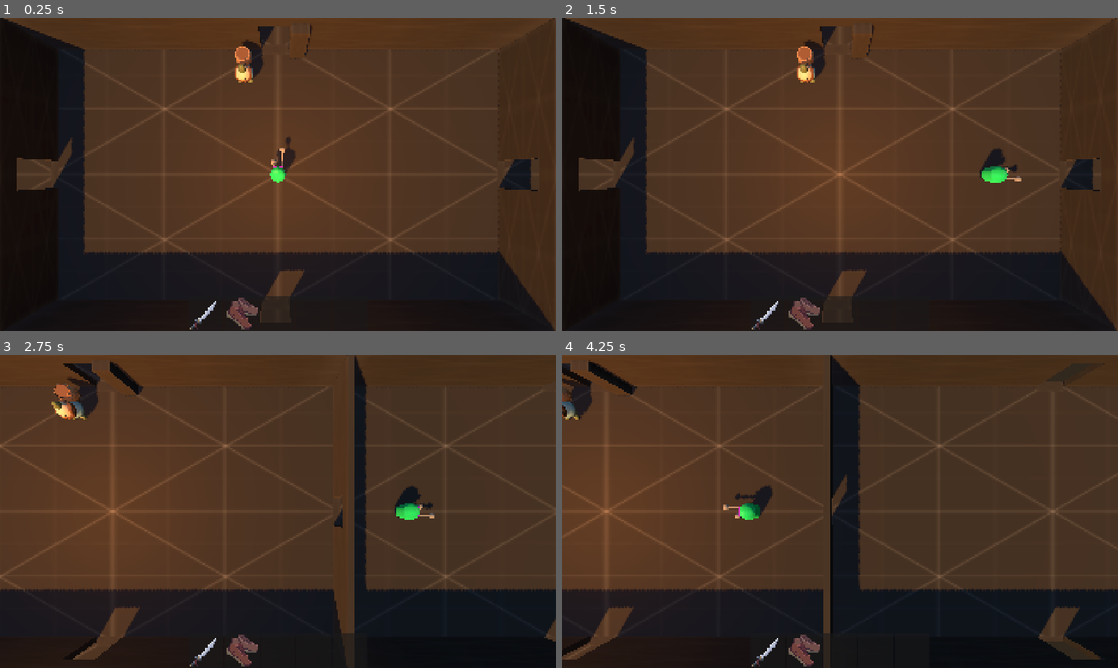
Above: before the commit, frames 1-4 (two rows, left to right).
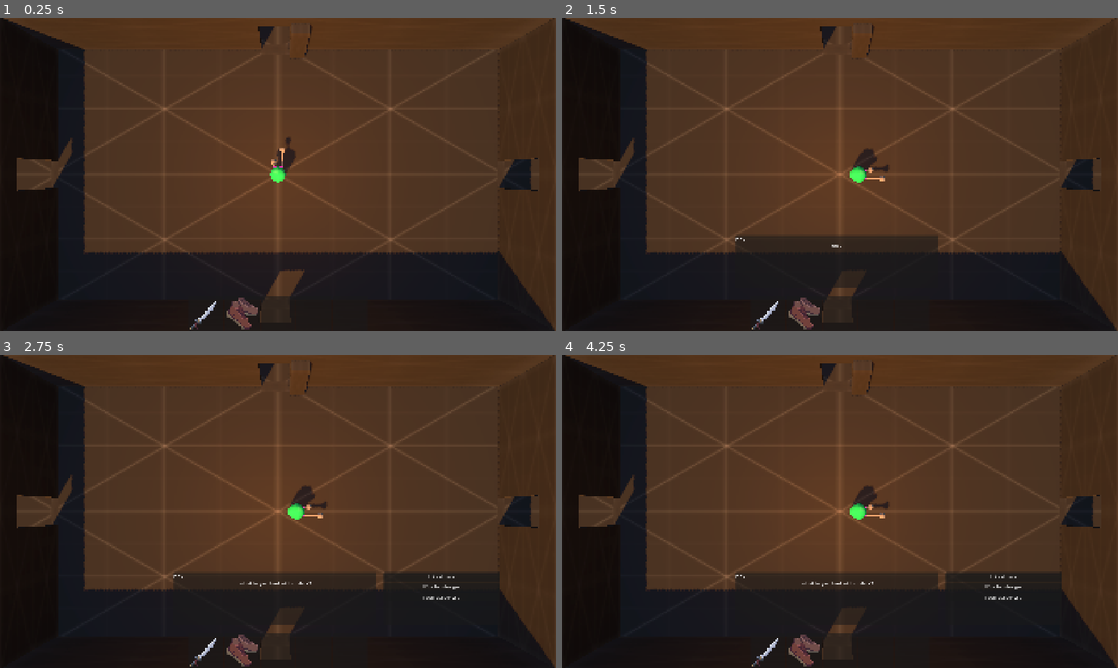
Above: after the commit, the same moments.

Repository: panable/brackeysjam-2026.2
Game: Godot game, scene res://game.tscn
Two runs of this game, one before a commit and one after it. Both use one fixed random seed, a clock stepped at 60 frames per second and the inputs below.
Inputs (mouse positions are in pixels of both pictures, inside the frame that each line leads up to):
- Up to frame 1 (0.25 s): no input
- Up to frame 2 (1.5 s): tap Enter at 0.5 s; move the mouse to (962, 158) at 0.52 s; hold D (move_right) 0.53-1.25 s; tap E (interact) at 0.6 s; click (962, 158) at 0.67 s; drag from (728, 190) to (812, 237) at 1.27 s
- Up to frame 3 (2.75 s): tap Space (attack) at 2 s; move the mouse to (333, 442) at 2.02 s; hold D (move_right) from 2.03 s (still down); tap E (interact) at 2.1 s; click (333, 442) at 2.17 s
- Up to frame 4 (4.25 s): release D (move_right) at 2.75 s; drag from (812, 574) to (673, 464) at 2.77 s; move the mouse to (1006, 558) at 3.52 s; hold A (move_left) from 3.53 s (still down); tap Space (attack) at 3.6 s; click (1006, 558) at 3.67 s; tap E (interact) at 3.8 s

The runs differ from the first frame. In frame 1, 0.5% of the frame differs, in the area x 42-48%, y 6-21%; in frame 2, 3.4%; in frame 3, 21%; in frame 4, 22%, in the area x 0-100%, y 0-100%.

Commit message:
fix dialogue

Diff:
--- a/Scenes/UI/DialogueUI.tscn
+++ b/Scenes/UI/DialogueUI.tscn
@@ -4,28 +4,54 @@
 
 [node name="DialogueUI" type="Control" unique_id=1035567338]
 layout_mode = 3
-anchors_preset = 14
-anchor_top = 0.5
+anchors_preset = 15
 anchor_right = 1.0
-anchor_bottom = 0.5
-offset_bottom = 410.0
+anchor_bottom = 1.0
 grow_horizontal = 2
 grow_vertical = 2
 script = ExtResource("1_vbmao")
 
 [node name="BackgroundPanel" type="PanelContainer" parent="." unique_id=1214466746]
-layout_mode = 0
-offset_right = 40.0
-offset_bottom = 40.0
+layout_mode = 1
+anchors_preset = 7
+anchor_left = 0.5
+anchor_top = 1.0
+anchor_right = 0.5
+anchor_bottom = 1.0
+offset_left = -360.0
+offset_top = -330.0
+offset_right = 340.0
+offset_bottom = -150.0
+grow_horizontal = 2
+grow_vertical = 0
 
 [node name="VBoxContainer" type="VBoxContainer" parent="BackgroundPanel" unique_id=718182479]
 layout_mode = 2
 
 [node name="SpeakerLabel" type="Label" parent="BackgroundPanel/VBoxContainer" unique_id=1751166119]
 layout_mode = 2
+text = "Roger"
 
 [node name="TextLabel" type="Label" parent="BackgroundPanel/VBoxContainer" unique_id=234896968]
 layout_mode = 2
+size_flags_vertical = 3
+text = "Hey there. Where would you like to go?"
+horizontal_alignment = 1
+autowrap_mode = 3
 
-[node name="ChoicesBox" type="VBoxContainer" parent="BackgroundPanel" unique_id=186158033]
+[node name="ChoicesPanel" type="PanelContainer" parent="." unique_id=1612344806]
+layout_mode = 1
+anchors_preset = 3
+anchor_left = 1.0
+anchor_top = 1.0
+anchor_right = 1.0
+anchor_bottom = 1.0
+offset_left = -595.0
+offset_top = -330.0
+offset_right = -195.0
+offset_bottom = -150.0
+grow_horizontal = 0
+grow_vertical = 0
+
+[node name="ChoicesBox" type="VBoxContainer" parent="ChoicesPanel" unique_id=186158033]
 layout_mode = 2
--- a/Scripts/DialogueUIi.gd
+++ b/Scripts/DialogueUIi.gd
@@ -5,7 +5,8 @@
 
 @onready var speaker: Label = $BackgroundPanel/VBoxContainer/SpeakerLabel
 @onready var content: Label = $BackgroundPanel/VBoxContainer/TextLabel
-@onready var response: VBoxContainer = $BackgroundPanel/ChoicesBox
+@onready var response: VBoxContainer = $ChoicesPanel/ChoicesBox
+@onready var choices_panel: PanelContainer = $ChoicesPanel
 
 var _data: Dictionary = {}
 var _current_id: String = ""
@@ -30,6 +31,7 @@
 		return
 	_current_id = id
 	var entry: Dictionary = _data[id]
+	choices_panel.hide()
 	speaker.text = entry.get("speaker", "")
 	content.text = entry.get("content", "...")
 	content.visible_characters = 0
@@ -52,6 +54,7 @@
 		#_end()
 
 func _show_choices(choices: Array) -> void:
+	choices_panel.show()
 	for choice in choices:
 		var button := Button.new()
 		button.text = choice["content"]
@@ -63,16 +66,21 @@
 	if not visible:
 		return
 
-	# Ignore released keys
-	if not event.is_pressed():
-		return
+	# Check if the player pressed an allowed interaction key
+	var interact_pressed := false
 
-	# Ignore mouse movement
-	if event is InputEventMouseMotion:
-		return
+	# Keyboard controls
+	if event is InputEventKey and event.pressed and not event.echo:
+		if event.keycode == KEY_SPACE or event.keycode == KEY_E:
+			interact_pressed = true
 
-	# Ignore mouse buttons other than left click
-	if event is InputEventMouseButton and event.button_index != MOUSE_BUTTON_LEFT:
+	# Mouse controls
+	elif event is InputEventMouseButton:
+		if event.button_index == MOUSE_BUTTON_LEFT and event.pressed:
+			interact_pressed = true
+
+	# Ignore everything else
+	if not interact_pressed:
 		return
 
 	# Finish displaying text if it is still typing
--- a/Scripts/NPC.gd
+++ b/Scripts/NPC.gd
@@ -10,6 +10,7 @@
 var in_range := false
 var _data: Dictionary = {}
 var player: Node3D = null
+var is_talking := false
 
 func _ready() -> void:
 	_load_dialogue()
@@ -22,8 +23,8 @@
 	if in_range and player:
 		_track_player(delta)
 
-	if in_range and Input.is_action_just_pressed("interact"):
-			interact()
+	if in_range and not is_talking and Input.is_action_just_pressed("interact"):
+		interact()
 
 func _load_dialogue() -> void:
 	if dialogue_path.is_empty():
@@ -41,7 +42,12 @@
 
 	if _data.is_empty():
 		return
+
+	if is_talking:
+		return
+
 	player.can_move = false
+	is_talking = true
 	player.set_process_unhandled_input(false)
 	dialogue.start(_data, entry_name)
 
@@ -65,6 +71,7 @@
 	if player:
 		player.set_process_unhandled_input(true)
 		player.can_move = true
+		is_talking = false
 
 func _track_player(delta: float) -> void:
 	var target_position := player.global_position
--- a/game.tscn
+++ b/game.tscn
@@ -7,7 +7,7 @@
 [ext_resource type="Script" uid="uid://bxpodlqif1ghn" path="res://camera_3d.gd" id="5_j5wjh"]
 [ext_resource type="Texture2D" uid="uid://c7oyhejvt7mk8" path="res://kenney_prototype-textures/PNG/Dark/texture_04.png" id="6_vef74"]
 [ext_resource type="PackedScene" uid="uid://dgvew44vrd1d1" path="res://Scenes/UI/DialogueUI.tscn" id="8_j5wjh"]
-[ext_resource type="PackedScene" uid="uid://ct61mvif61dj6" path="res://Scenes/Characters/Shopkeeper.tscn" id="8_vef74"]
+[ext_resource type="PackedScene" uid="uid://clxdl8sdql4ld" path="res://Scenes/Characters/BaseNPC.tscn" id="8_vef74"]
 
 [sub_resource type="StandardMaterial3D" id="StandardMaterial3D_hve3p"]
 albedo_texture = ExtResource("3_ryrav")
@@ -330,4 +330,3 @@
 [node name="DialogueUI" parent="." unique_id=1035567338 instance=ExtResource("8_j5wjh")]
 
 [node name="NPC" parent="." unique_id=1288896559 instance=ExtResource("8_vef74")]
-transform = Transform3D(1, 0, 0, 0, 1, 0, 0, 0, 1, -2.2216935, 0.60326004, -6.776659)
